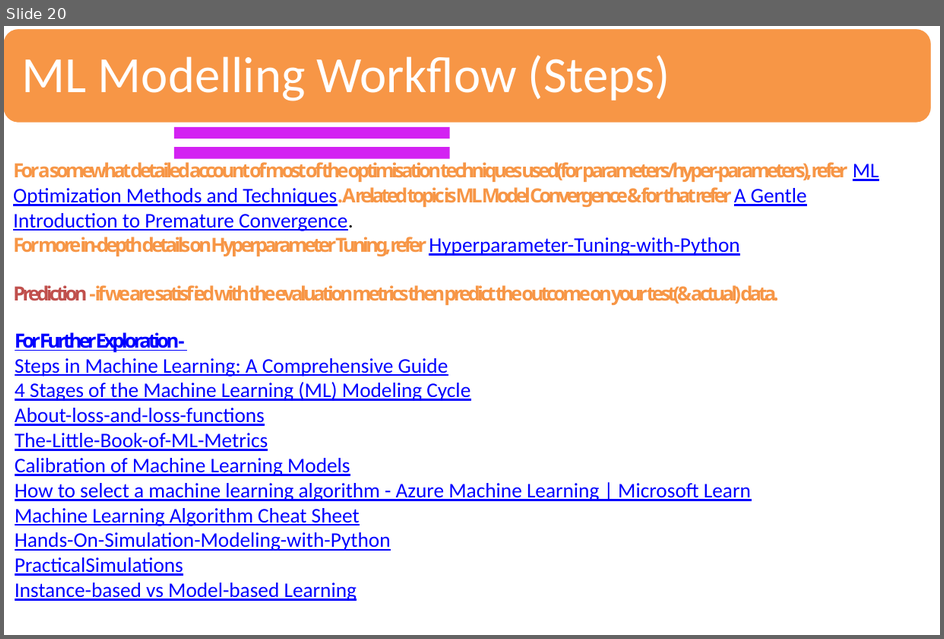
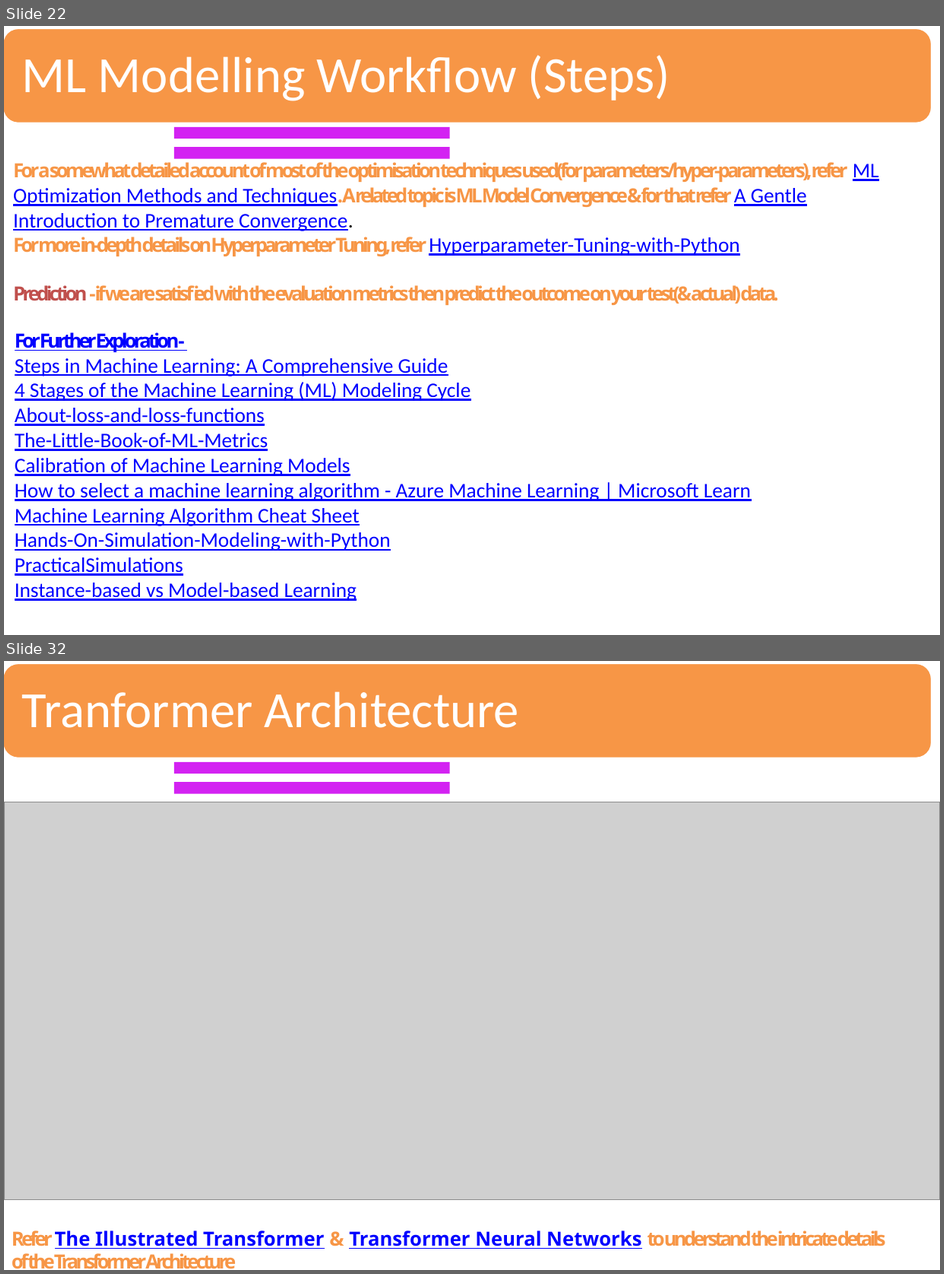
Before and after one commit to sandipray63in/Some_Self_Learning_Decks, a slide deck: AI, ML, DL & Related Topics(WIP).pptx. Shown one above the other, each under a label of ours: slide 20 before the commit, slides 22 and 32 after it; the slides between them are not shown. The pictures are 944x639 and 944x1274 pixels, drawn with LibreOffice and Linux fonts; fonts in the diff are those of the drawing; grey boxes stand for pictures. Boxes give left, top, right and bottom in pixels: in the first picture for what was removed or moved away, otherwise in the second. Text is boxed around its words. In the diff, an @@ line names an element or a change of style, - is before the commit and + after.

```diff
--- a/AI, ML, DL & Related Topics(WIP).pptx
+++ b/AI, ML, DL & Related Topics(WIP).pptx
@@ slide 32 added at box(4, 661, 940, 1270), background #FFFFFF @@
@@ rounded rectangle added at box(4, 663, 933, 758), fill #F79646, outline #FFFFFF 2 pt @@
@@ text added at box(22, 691, 519, 728), 39 pt, text #FFFFFF @@
+Tranformer Architecture
@@ freeform shape added at box(174, 762, 451, 773), fill #D322F2 @@
@@ freeform shape added at box(174, 782, 451, 793), fill #D322F2 @@
@@ picture added at box(4, 802, 940, 1199) @@
@@ text added at box(12, 1230, 886, 1269), 15 pt, text #F79646, bold @@
+Refer The Illustrated Transformer & Transformer Neural Networks to understand the intricate details of the Transformer Architecture
@@ what was slide 20 is now slide 22 @@
```
Also in this commit, not shown: 3 slides changed, 10 other slides added.
